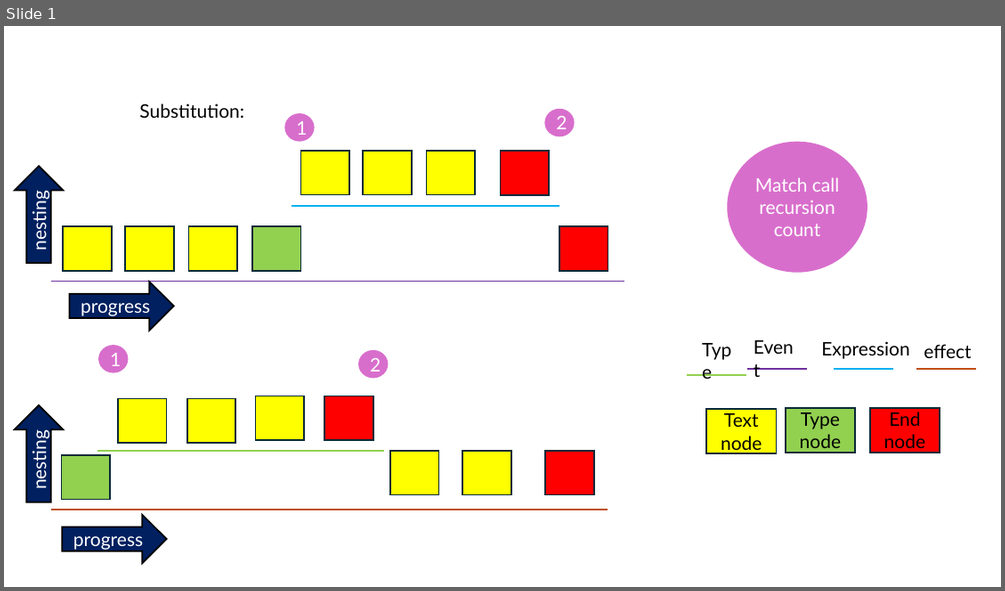
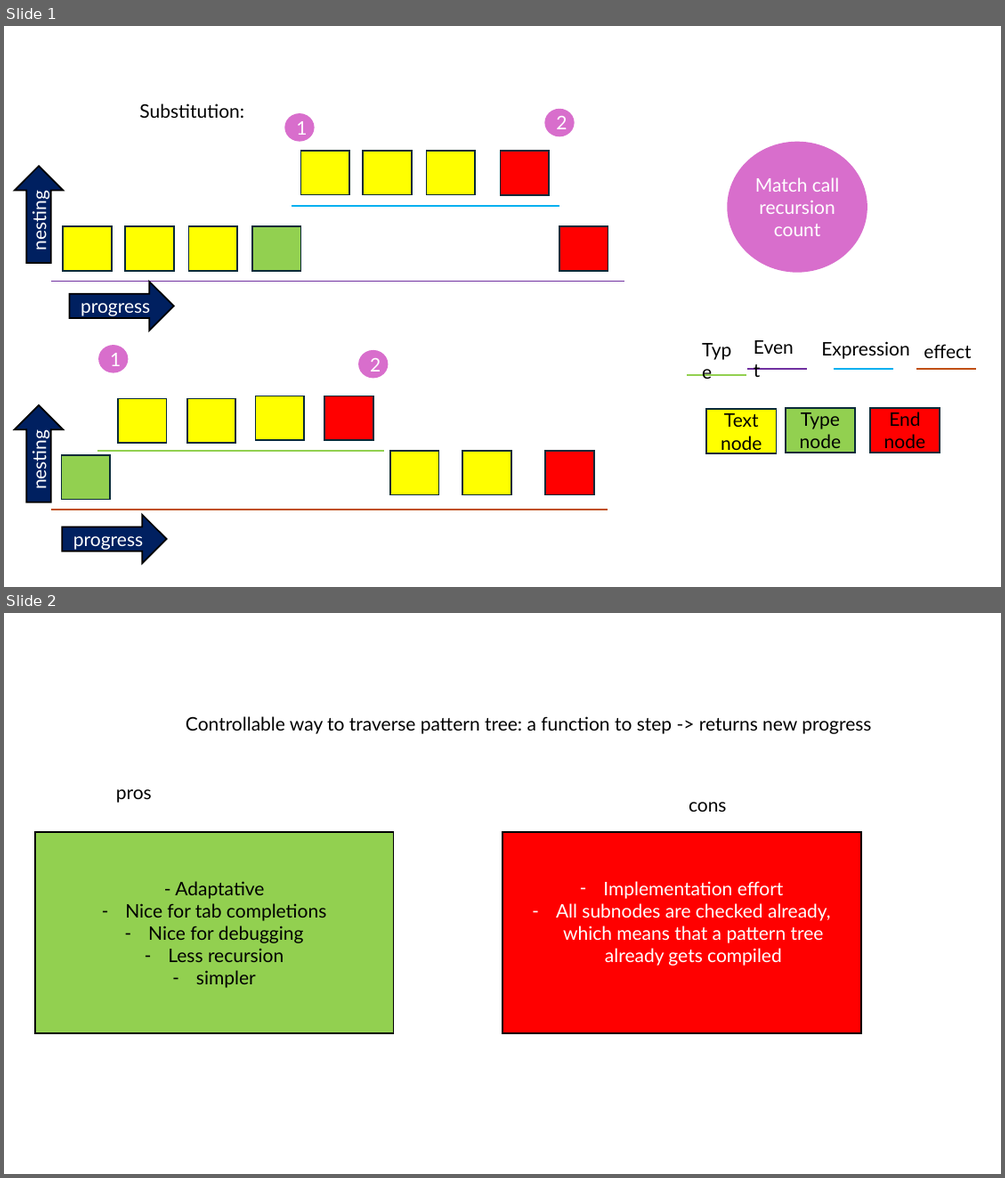
Before and after one commit to Realiste1/IntelliSkript, a slide deck: documentation/documentation.pptx. Shown one above the other, each under a label of ours: slide 1 before the commit, slides 1 and 2 after it. The pictures are 1005x591 and 1005x1178 pixels, drawn with LibreOffice and Linux fonts; fonts in the diff are those of the drawing. Boxes give left, top, right and bottom in pixels: in the first picture for what was removed or moved away, otherwise in the second. Text is boxed around its words. In the diff, an @@ line names an element or a change of style, - is before the commit and + after.

Commit message:
added tabcompletions and added major update to the pattern tree generation, made pattern tree traversable

```diff
--- a/documentation/documentation.pptx
+++ b/documentation/documentation.pptx
@@ slide 2 added at (4, 613, 1001, 1174), background #FFFFFF @@
@@ text added at (186, 716, 871, 734), 18 pt, text #000000 @@
+Controllable way to traverse pattern tree: a function to step -> returns new progress
@@ text added at (116, 789, 152, 803), 18 pt, text #000000 @@
+pros
@@ text added at (688, 802, 727, 811), 18 pt, text #000000 @@
+cons
@@ rectangle added at (35, 832, 394, 1033), fill #92D050, outline #000000 1.5 pt, 18 pt, text #000000 @@
+- Adaptative
+– Nice for tab completions
+– Nice for debugging
+– Less recursion
+– simpler
@@ rectangle added at (502, 832, 861, 1033), fill #FF0000, outline #000000 1.5 pt, 18 pt, text #FFFFFF @@
+– Implementation effort
+– All subnodes are checked already, which means that a pattern tree already gets compiled
```
Also in this commit, not shown: 5 other slides added, 12 other files.
